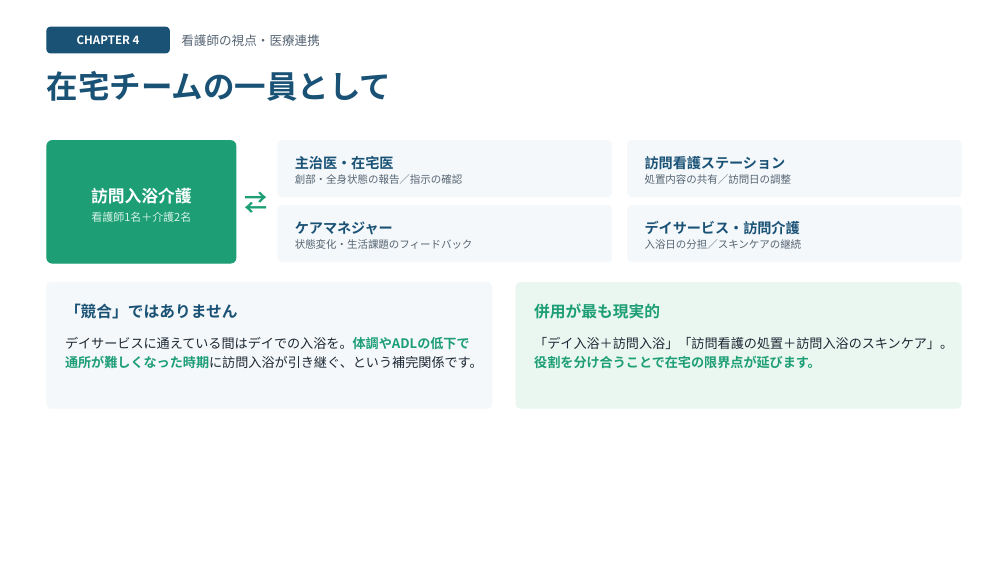
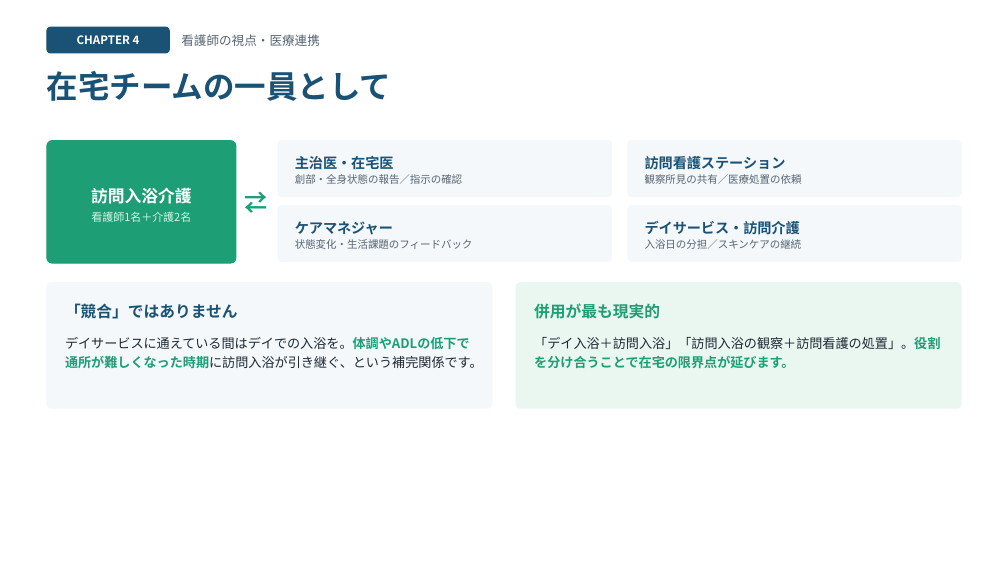
Before and after one commit to 1w0wakmsw0w-ctrl/houmonnyuyoku, a slide deck: slide 11 of houmon-nyuyoku-slides.pptx (slide 9 before the commit). Drawn at 1008x567 pixels with LibreOffice and Linux fonts; fonts in the diff are those of the drawing. Boxes give left, top, right and bottom in pixels: in the first picture for what was removed or moved away, otherwise in the second. Text is boxed around its words. In the diff, an @@ line names an element or a change of style, - is before the commit and + after.

```diff
--- a/houmon-nyuyoku-slides.pptx
+++ b/houmon-nyuyoku-slides.pptx
@@ text at [645,174,802,184]: text changed @@
-処置内容の共有／訪問日の調整
+観察所見の共有／医療処置の依頼
@@ text at [534,337,940,368]: text changed @@
-「デイ入浴＋訪問入浴」「訪問看護の処置＋訪問入浴のスキンケア」。役割を分け合うことで在宅の限界点が延びます。
+「デイ入浴＋訪問入浴」「訪問入浴の観察＋訪問看護の処置」。役割を分け合うことで在宅の限界点が延びます。
```
Also in this commit, not shown: 4 other slides changed, 2 slides added, 3 other files.
